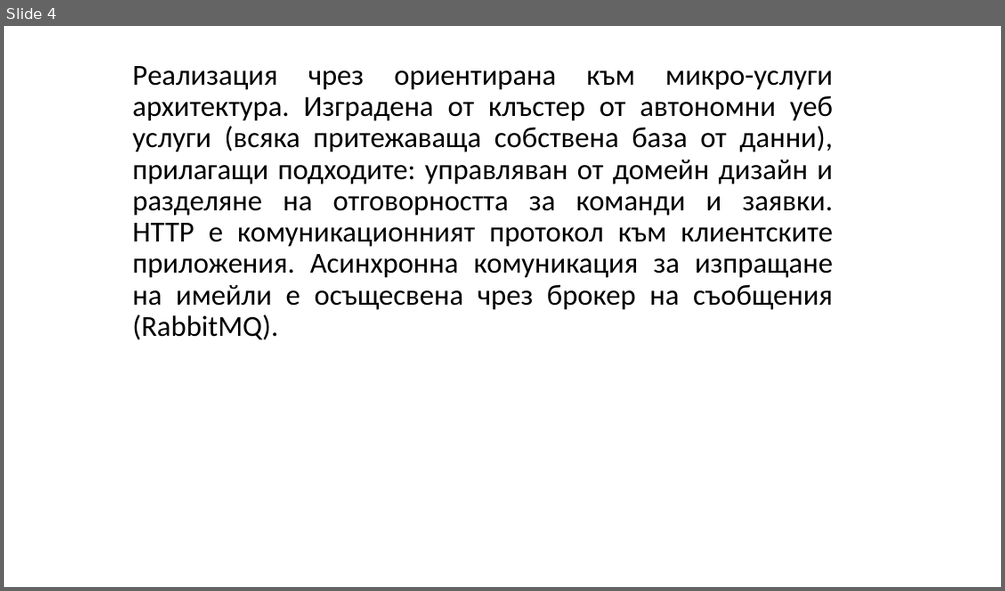
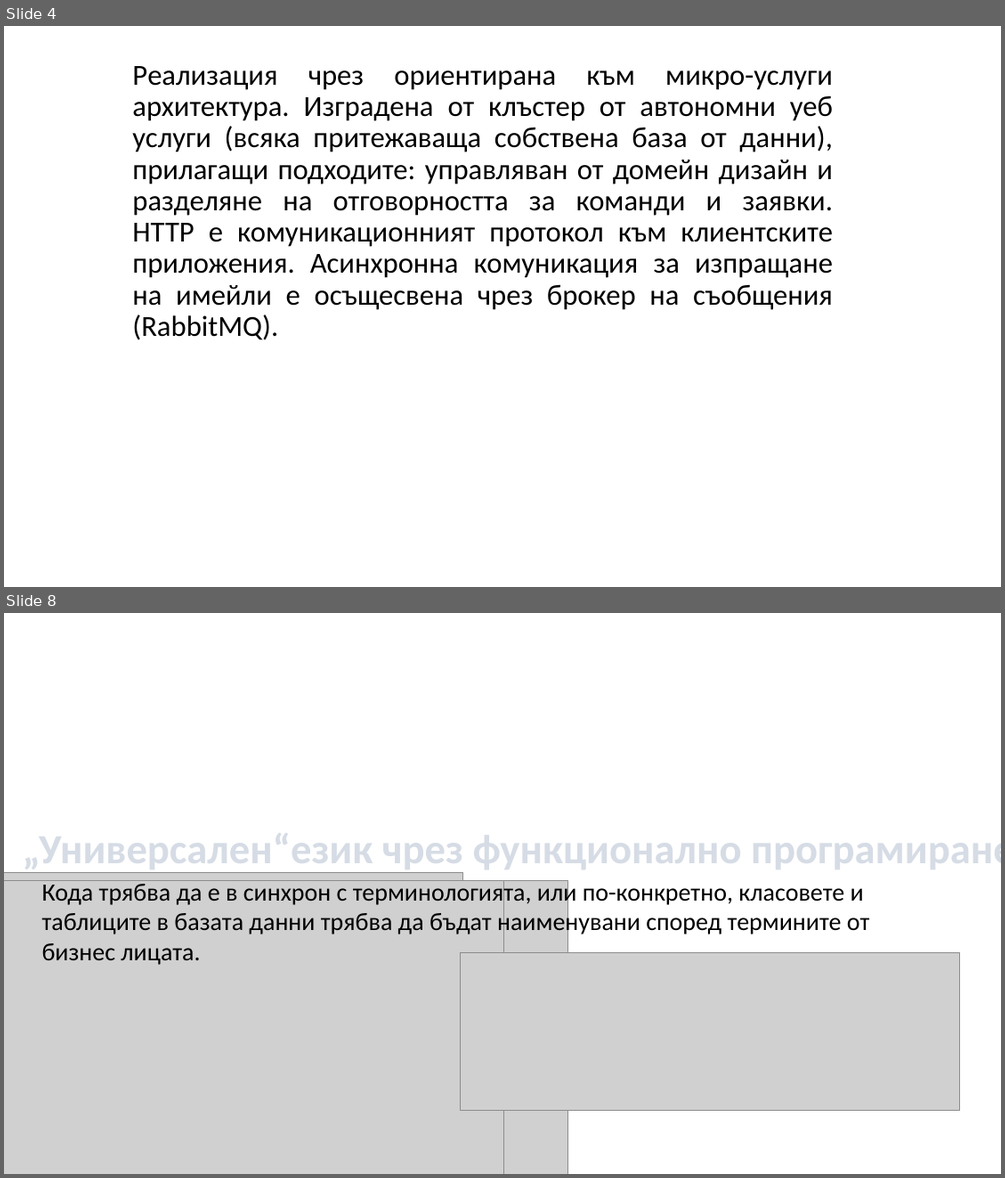
Before and after one commit to profjordanov/doctorate, a slide deck: article/present/uevarna.pptx. Shown one above the other, each under a label of ours: slide 4 before the commit, slides 4 and 8 after it; the slides between them are not shown. The pictures are 1005x591 and 1005x1178 pixels, drawn with LibreOffice and Linux fonts; fonts in the diff are those of the drawing; grey boxes stand for pictures; background and template pictures are left out. Boxes give left, top, right and bottom in pixels: in the first picture for what was removed or moved away, otherwise in the second. Text is boxed around its words. In the diff, an @@ line names an element or a change of style, - is before the commit and + after.

```diff
--- a/article/present/uevarna.pptx
+++ b/article/present/uevarna.pptx
@@ slide 8 added at [4, 613, 1001, 1174], background picture (left out) @@
@@ text added at [23, 833, 1001, 874], 40 pt, text pattern #44546A on #D6DCE5, bold @@
+„Универсален“език чрез функционално програмиране
@@ picture added at [4, 872, 462, 1174] @@
@@ picture added at [4, 880, 567, 1174] @@
@@ picture added at [4, 880, 461, 1174] @@
@@ picture added at [4, 880, 504, 1174] @@
@@ text added at [42, 880, 869, 965], 24 pt, text #000000 @@
+Кода трябва да е в синхрон с терминологията, или по-конкретно, класовете и таблиците в базата данни трябва да бъдат наименувани според термините от бизнес лицата.
@@ picture added at [461, 953, 960, 1111] @@
```
Also in this commit, not shown: 2 slides changed, 5 other slides added, 12 slides removed, 1 other file.
